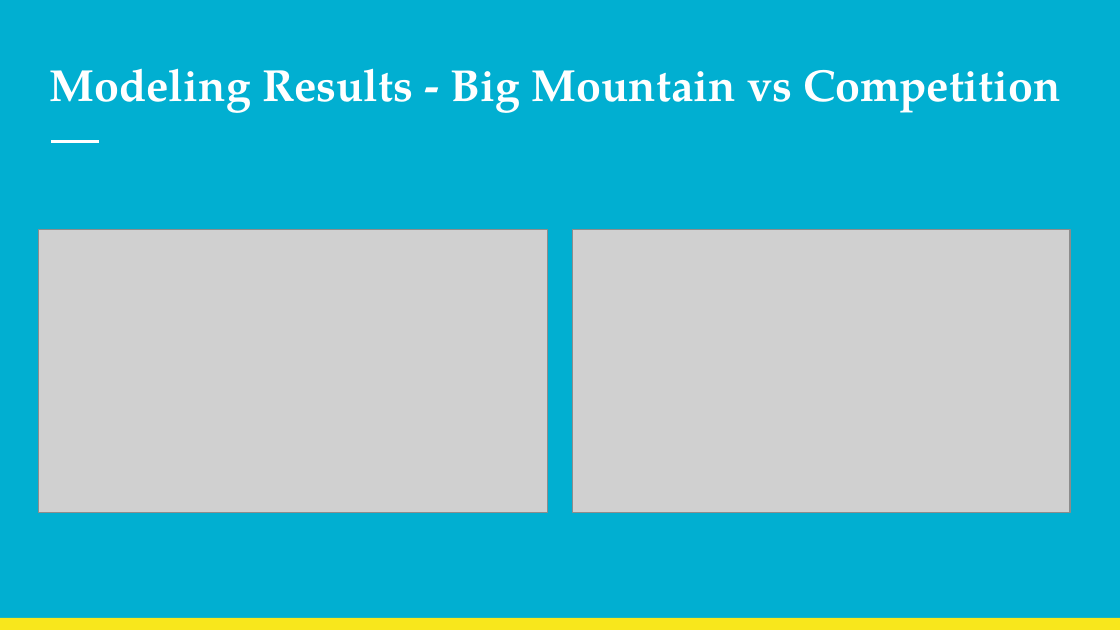
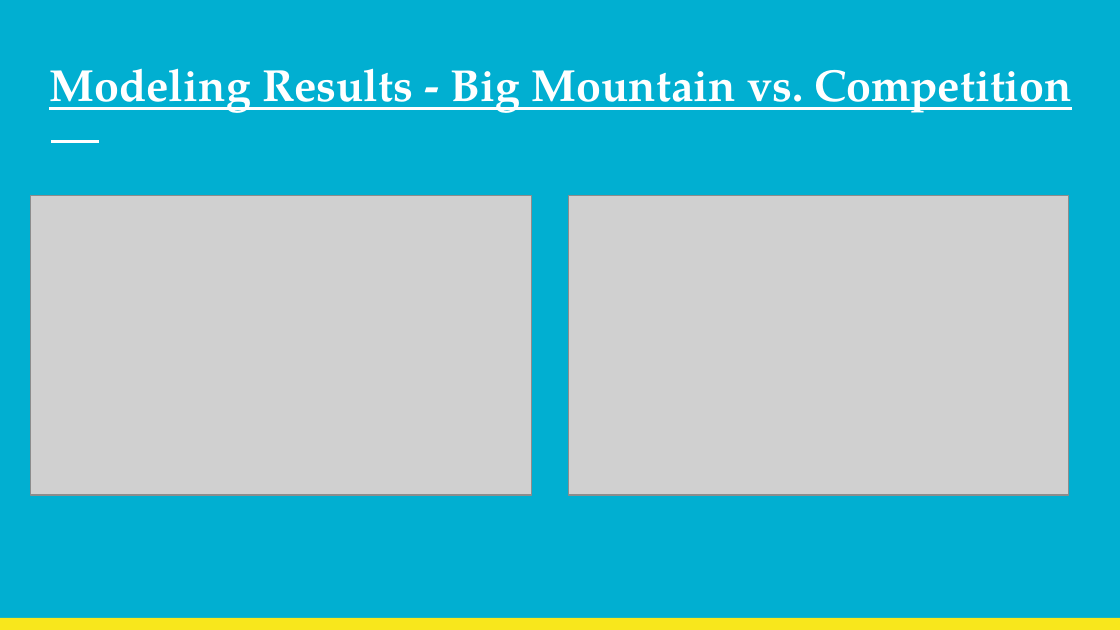
Before and after one commit to benjaminbellman/DataScienceGuidedCapstone, a slide deck: slide 7 of Big_Mountain_Resort_Pricing_Strategy.pptx. Drawn at 1120x630 pixels with LibreOffice and Linux fonts; fonts in the diff are those of the drawing; grey boxes stand for pictures. Boxes give left, top, right and bottom in pixels: in the first picture for what was removed or moved away, otherwise in the second. Text is boxed around its words. In the diff, an @@ line names an element or a change of style, - is before the commit and + after.

```diff
--- a/Big_Mountain_Resort_Pricing_Strategy.pptx
+++ b/Big_Mountain_Resort_Pricing_Strategy.pptx
@@ title at [49,68,1073,113]: text changed @@
-Modeling Results - Big Mountain vs Competition
+Modeling Results - Big Mountain vs. Competition
@@ picture: place and size @@
-picture at [38,230,548,512]
+picture at [30,195,531,495]
@@ picture: place and size @@
-picture at [572,230,1070,512]
+picture at [569,195,1070,495]
```
Also in this commit, not shown: 8 other slides changed, 1 slide added, 1 slide removed, 2 other files.
